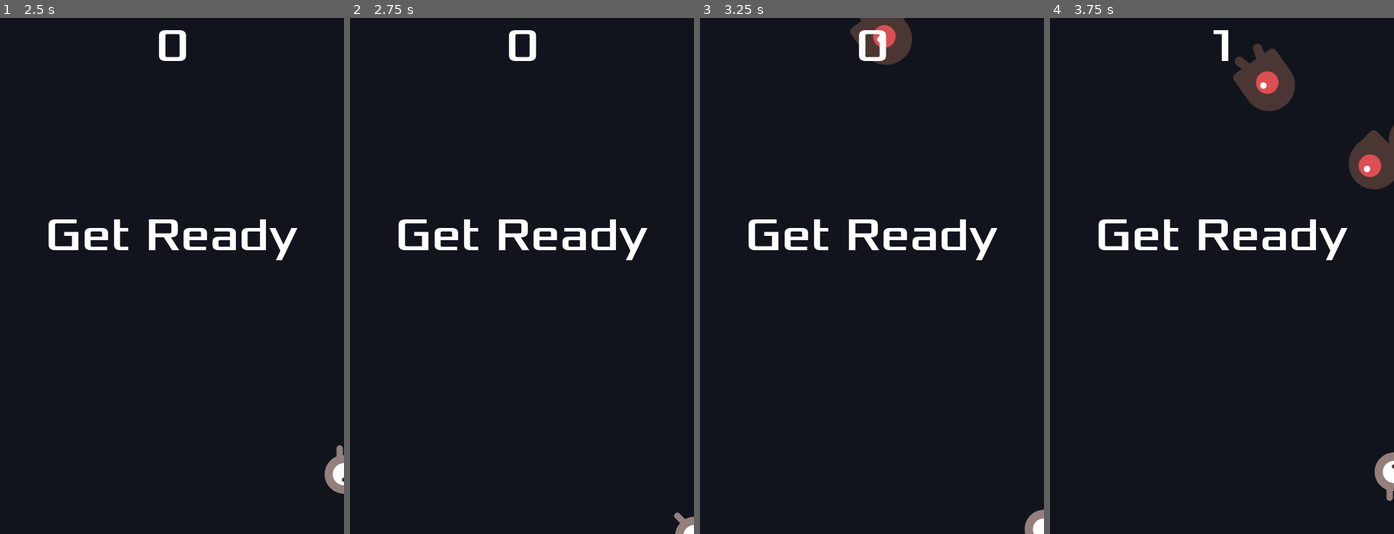
Above: before the commit, frames 1-4 (left to right).
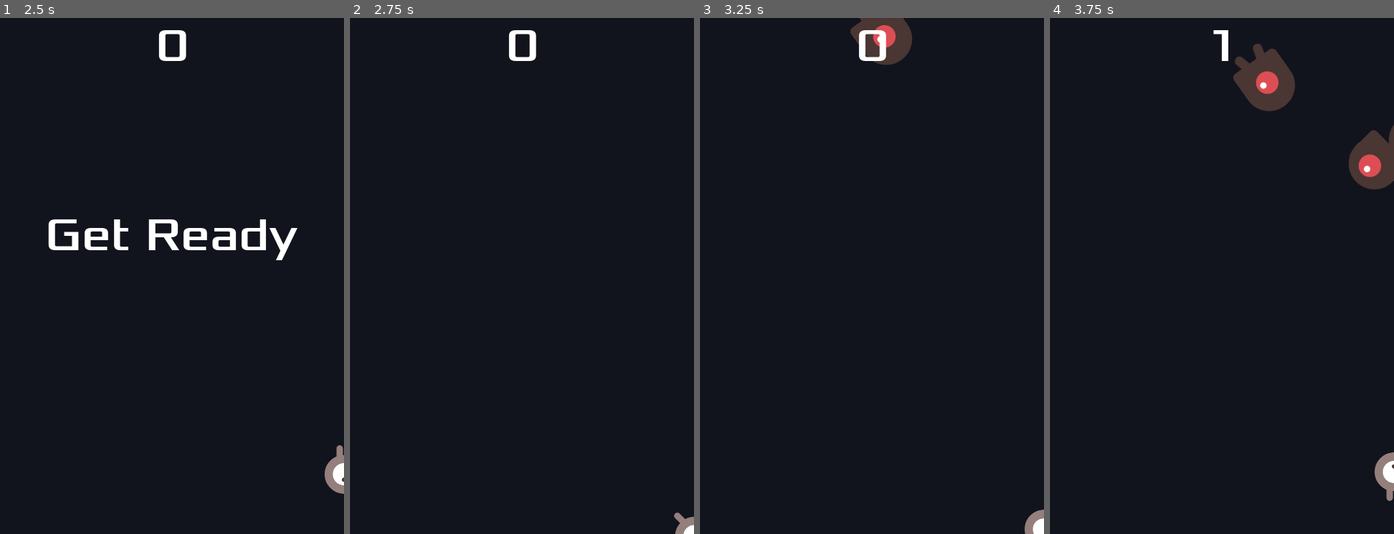
Above: after the commit, the same moments.

Repository: marcxargay/godot-tutorial-2d
Game: Godot game, scene res://main.tscn
Same seed, same stepped clock (60 frames per second), same inputs: the game is played once before the commit and once after it.
Inputs:
- Up to frame 1 (2.5 s): click "Start" at 0.5 s; tap Enter at 1.25 s; hold Right (move_right) 1.28-2.03 s; hold Down (move_down) from 2.03 s (still down)
- Up to frame 2 (2.75 s): keep holding Down (move_down)
- Up to frame 3 (3.25 s): release Down (move_down) at 2.78 s; hold Right (move_right) from 2.78 s (still down)
- Up to frame 4 (3.75 s): release Right (move_right) at 3.53 s; hold Up (move_up) from 3.53 s (still down)

Frame 1 is identical in both runs. In frame 2, 1.8% of the frame differs, in the area x 13-87%, y 39-47%; in frame 3, 1.8%; in frame 4, 1.8%.

Commit message:
hide initial message after some time

Diff:
--- a/scripts/hud.gd
+++ b/scripts/hud.gd
@@ -10,10 +10,13 @@
 func _process(delta: float) -> void:
 	pass
 
-func show_message(text):
+func show_message(text, isTemporary: bool = false):
 	$Message.text = text
 	$Message.show()
 	$MessageTimer.start()
+	if isTemporary:
+		await get_tree().create_timer(2.0).timeout
+		$Message.hide()
 
 func show_game_over():
 	show_message("Game Over")
@@ -29,7 +32,6 @@
 	$ScoreLabel.text = str(score)
 
 func _on_start_button_pressed():
-	print("start button pressed")
 	$StartButton.hide()
 	start_game.emit()
 
--- a/scripts/main.gd
+++ b/scripts/main.gd
@@ -25,7 +25,8 @@
 	$Player.start($StartPosition.position)
 	$StartTimer.start()
 	$HUD.update_score(score)
-	$HUD.show_message("Get Ready")
+	$HUD.show_message("Get Ready", true)
+
 
 
 func _on_score_timer_timeout() -> void:
@@ -37,7 +38,6 @@
 	$ScoreTimer.start()
 
 func _on_mobtimer_timeout() -> void:
-	print("mob timer timed out")
 	var mob = mob_scene.instantiate()
 
 	var mob_spawn_location = $MobPath/MobSpawnLocation
--- a/scripts/mob.gd
+++ b/scripts/mob.gd
@@ -1,16 +1,13 @@
 extends RigidBody2D
-
 
 # Called when the node enters the scene tree for the first time.
 func _ready() -> void:
 	var mob_types = $AnimatedSprite2D.sprite_frames.get_animation_names()
 	$AnimatedSprite2D.play(mob_types[randi() % mob_types.size()])
 
-
 # Called every frame. 'delta' is the elapsed time since the previous frame.
-func _process(delta: float) -> void:
+func _process(_delta: float) -> void:
 	pass
-
 
 func _on_visible_on_screen_notifier_2d_screen_exited() -> void:
 	queue_free()
